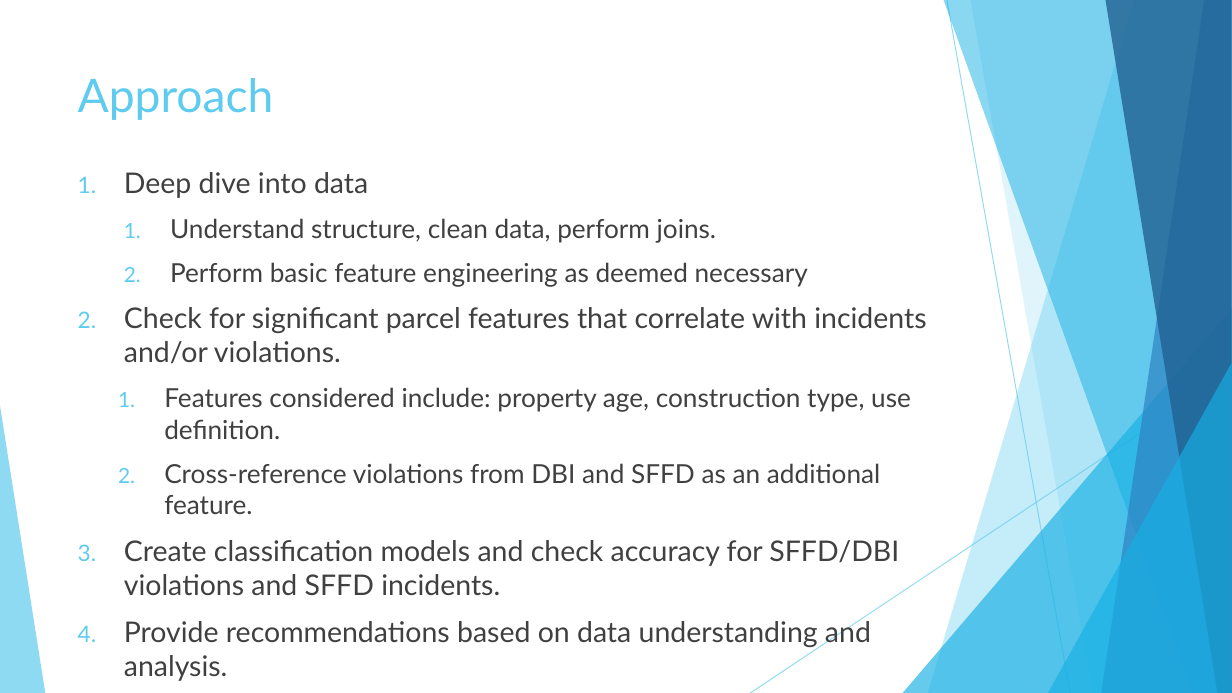
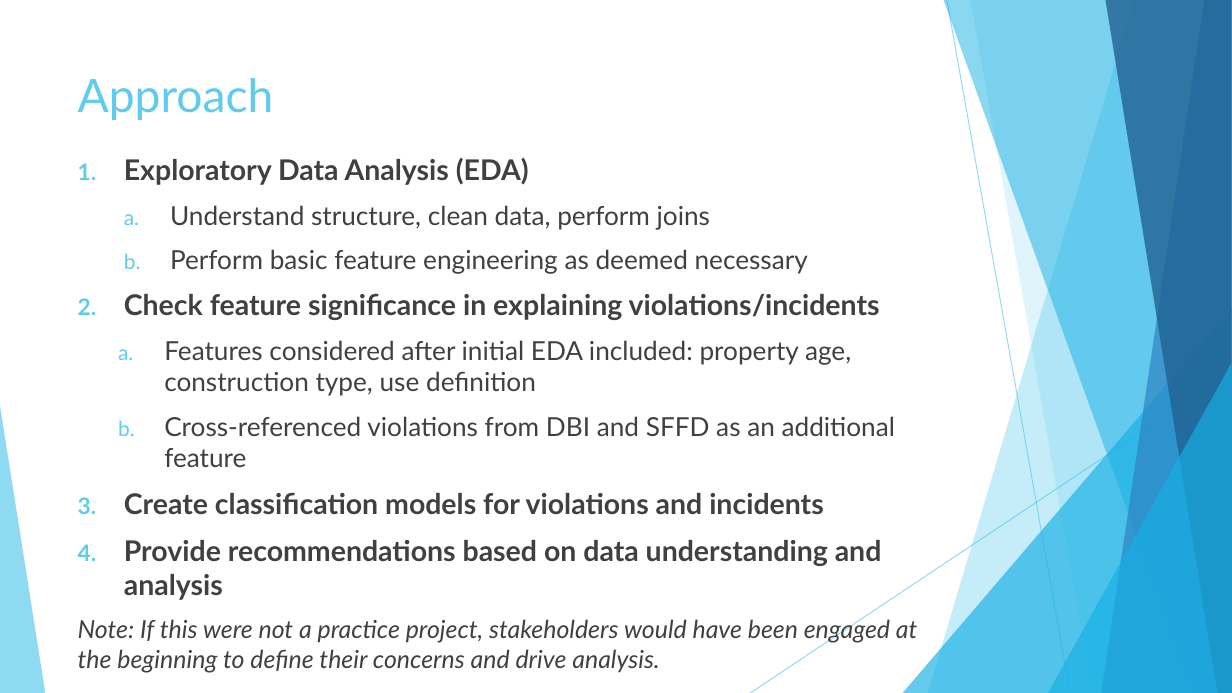
Before and after one commit to justinirving314/sfpd_ds_question, a slide deck: slide 3 of SFPD Interview Presentation.pptx (slide 4 before the commit). Drawn at 1232x693 pixels with LibreOffice and Linux fonts; fonts in the diff are those of the drawing. Boxes give left, top, right and bottom in pixels: in the first picture for what was removed or moved away, otherwise in the second. Text is boxed around its words. In the diff, an @@ line names an element or a change of style, - is before the commit and + after.

```diff
--- a/SFPD Interview Presentation.pptx
+++ b/SFPD Interview Presentation.pptx
@@ text "Exploratory Data Analysis (EDA)" moved from (x1=124, y1=172, x2=926, y2=681) to (x1=78, y1=158, x2=918, y2=673) @@
@@ text at (x1=124, y1=158, x2=710, y2=229): text changed @@
-1. Deep dive into data
-  1. Understand structure, clean data, perform joins.
+1. Exploratory Data Analysis (EDA)
+  a. Understand structure, clean data, perform joins
@@ text at (x1=170, y1=249, x2=808, y2=273): bullet 1. to a. @@
@@ text at (x1=78, y1=294, x2=918, y2=673): text changed @@
-2. Check for significant parcel features that correlate with incidents and/or violations.
-  1. Features considered include: property age, construction type, use definition.
-  2. Cross-reference violations from DBI and SFFD as an additional feature.
-3. Create classification models and check accuracy for SFFD/DBI violations and SFFD incidents.
-4. Provide recommendations based on data understanding and analysis.
+2. Check feature significance in explaining violations/incidents
+  a. Features considered after initial EDA included: property age, construction type, use definition
+  b. Cross-referenced violations from DBI and SFFD as an additional feature
+3. Create classification models for violations and incidents
+4. Provide recommendations based on data understanding and analysis
+Note: If this were not a practice project, stakeholders would have been engaged at the beginning to define their concerns and drive analysis.
```
Also in this commit, not shown: 10 other slides changed, 4 other files.
